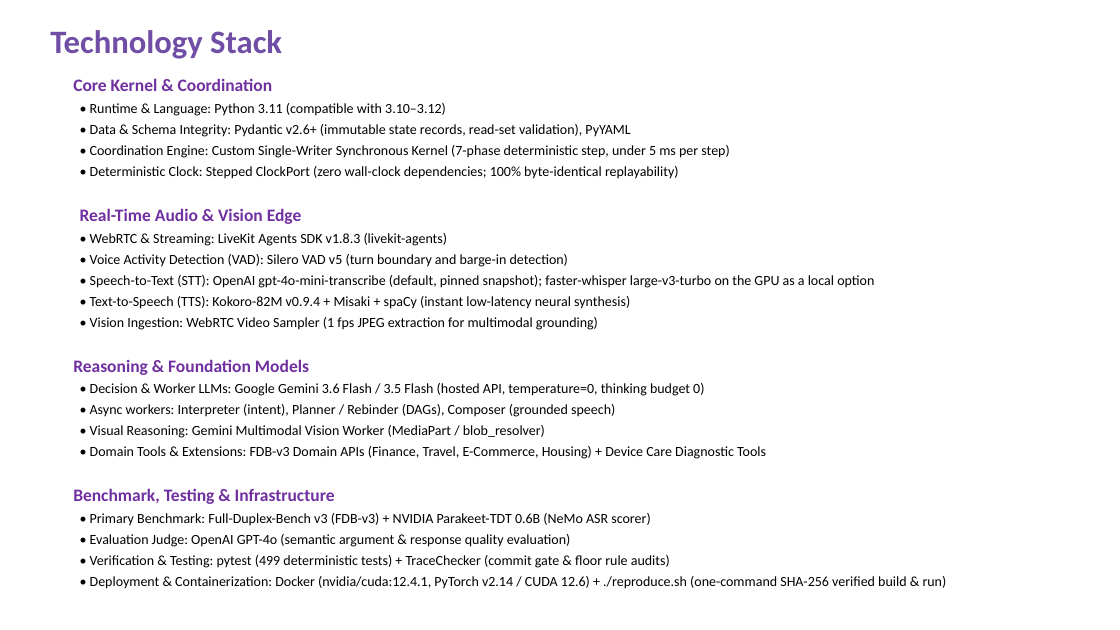
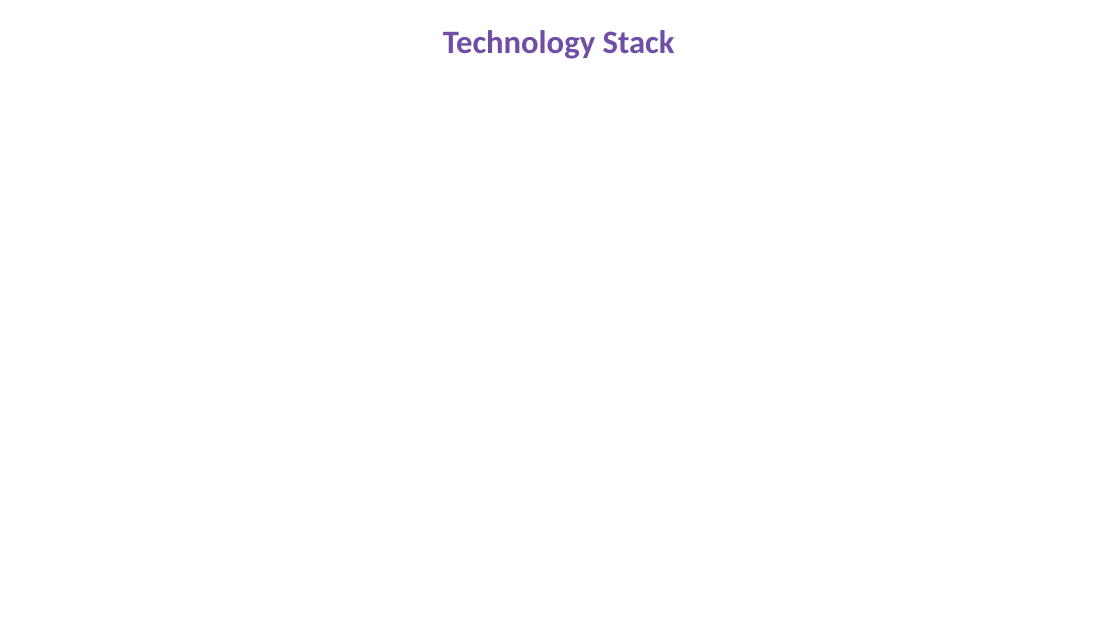
Before and after one commit to AdithyaSanthosh-P/Janus, a slide deck: slide 7 of VITVellore_AICA_Submission.pptx. Drawn at 1120x630 pixels with LibreOffice and Linux fonts; fonts in the diff are those of the drawing; background and template pictures are left out. Boxes give left, top, right and bottom in pixels: in the first picture for what was removed or moved away, otherwise in the second. Text is boxed around its words. In the diff, an @@ line names an element or a change of style, - is before the commit and + after.

```diff
--- a/VITVellore_AICA_Submission.pptx
+++ b/VITVellore_AICA_Submission.pptx
@@ title "Technology Stack" at (x1=443, y1=30, x2=675, y2=59): alignment left to centre @@
@@ text removed at (x1=73, y1=78, x2=947, y2=589) @@
-Core Kernel & Coordination
-• Runtime & Language: Python 3.11 (compatible with 3.10–3.12)
-• Data & Schema Integrity: Pydantic v2.6+ (immutable state records, read-set validation), PyYAML
-• Coordination Engine: Custom Single-Writer Synchronous Kernel (7-phase deterministic step, under 5 ms per step)
-• Deterministic Clock: Stepped ClockPort (zero wall-clock dependencies; 100% byte-identical replayability)
-Real-Time Audio & Vision Edge
-• WebRTC & Streaming: LiveKit Agents SDK v1.8.3 (livekit-agents)
-• Voice Activity Detection (VAD): Silero VAD v5 (turn boundary and barge-in detection)
-• Speech-to-Text (STT): OpenAI gpt-4o-mini-transcribe (default, pinned snapshot); faster-whisper large-v3-turbo on the GPU as a local option
-• Text-to-Speech (TTS): Kokoro-82M v0.9.4 + Misaki + spaCy (instant low-latency neural synthesis)
-• Vision Ingestion: WebRTC Video Sampler (1 fps JPEG extraction for multimodal grounding)
-Reasoning & Foundation Models
-• Decision & Worker LLMs: Google Gemini 3.6 Flash / 3.5 Flash (hosted API, temperature=0, thinking budget 0)
-• Async workers: Interpreter (intent), Planner / Rebinder (DAGs), Composer (grounded speech)
-• Visual Reasoning: Gemini Multimodal Vision Worker (MediaPart / blob_resolver)
-• Domain Tools & Extensions: FDB-v3 Domain APIs (Finance, Travel, E-Commerce, Housing) + Device Care Diagnostic Tools
-Benchmark, Testing & Infrastructure
-• Primary Benchmark: Full-Duplex-Bench v3 (FDB-v3) + NVIDIA Parakeet-TDT 0.6B (NeMo ASR scorer)
-• Evaluation Judge: OpenAI GPT-4o (semantic argument & response quality evaluation)
-• Verification & Testing: pytest (499 deterministic tests) + TraceChecker (commit gate & floor rule audits)
-• Deployment & Containerization: Docker (nvidia/cuda:12.4.1, PyTorch v2.14 / CUDA 12.6) + ./reproduce.sh (one-command SHA-256 verified build & run)
```
Also in this commit, not shown: 7 other slides changed, 1 other file.
